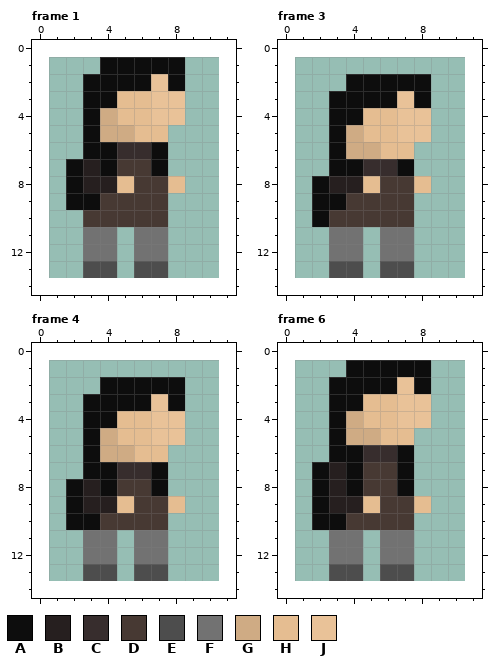
Pixel-art file -- ressources/player/idle/girl-black-idle.aseprite. Above is the file before it was changed.
10x13 pixels, 6 frames. Colours within 5 levels of each other are drawn and written as one. Shown: frame 1, frame 3, frame 4, frame 6. The old version is drawn lined up with the new one, on the new canvas. The commit also changed other frames, which this record leaves out.
Visible layers, top first: "red/idle/backpack-girl", "red/idle/girl".
Palette (. is transparent): A #0d0d0d  B #261f1f  C #372d2d  D #473933  E #4d4d4d  F #727272  G #cfab84  H #e5bd91  J #e9c298
Pixels before, frame 1, first column x 2:
 1 ..AAAAA
 2 .AAAAJA
 3 .AAHHJJ
 4 .AGHHJJ
 5 .AGGHH.
 6 .AACCA.
 7 ABADDA.
 8 ABBHDDH
 9 AADDDD.
10 .DDDDD.
11 .FF.FF.
12 .FF.FF.
13 .EE.EE.
Pixels before, frame 3, first column x 2:
 2 ..AAAAA
 3 .AAAAJA
 4 .AAHHJJ
 5 .AGHHJJ
 6 .AGGHH.
 7 .AACCA.
 8 ABBHDDH
 9 AADDDD.
10 ADDDDD.
11 .FF.FF.
12 .FF.FF.
13 .EE.EE.
Pixels before, frame 4, first column x 2:
 2 ..AAAAA
 3 .AAAAJA
 4 .AAHHJJ
 5 .AGHHJJ
 6 .AGGHH.
 7 .AACCA.
 8 ABADDA.
 9 ABBHDDH
10 AADDDD.
11 .FF.FF.
12 .FF.FF.
13 .EE.EE.
Pixels before, frame 6, first column x 2:
 1 ..AAAAA
 2 .AAAAJA
 3 .AAHHJJ
 4 .AGHHJJ
 5 .AGGHH.
 6 .AACCA.
 7 ABADDA.
 8 ABADDA.
 9 ABBHDDH
10 AADDDD.
11 .FF.FF.
12 .FF.FF.
13 .EE.EE.
And afterwards:
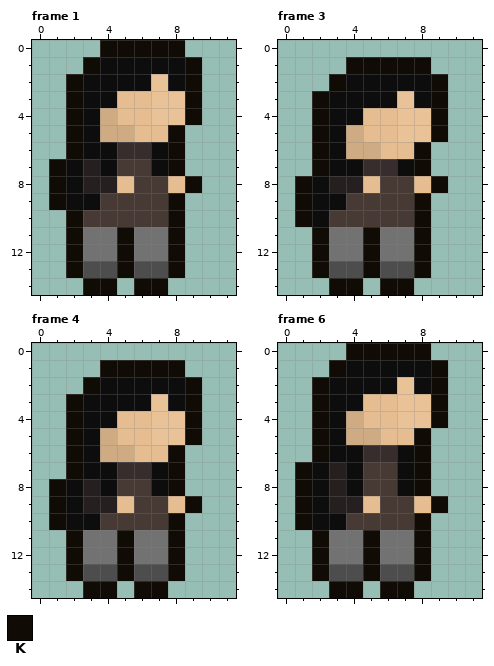
Colours new in this view: K #110b06
Log entry: outline sur l'animation idle des joueurs
The edit:
canvas 10x13 -> 12x15, the old top-left corner now at 1,1
Changed rows in their new state; - is an unchanged pixel.
Frame 1:
first column x 1:
 0 ---KKKKK-
 1 --K-----K
 2 -K------K
 3 -K------K
 4 -K------K
 5 -K-----K-
 6 -K-----K-
 7 K------K-
 8 K-------K
 9 K------K-
10 -K-----K-
11 -K--K--K-
12 -K--K--K-
13 -K--K--K-
14 --KK-KK--
Frame 3:
first column x 1:
 1 ---KKKKK-
 2 --K-----K
 3 -K------K
 4 -K------K
 5 -K------K
 6 -K-----K-
 7 -K-----K-
 8 K-------K
 9 K------K-
10 K------K-
11 -K--K--K-
12 -K--K--K-
13 -K--K--K-
14 --KK-KK--
Frame 4:
first column x 1:
 1 ---KKKKK-
 2 --K-----K
 3 -K------K
 4 -K------K
 5 -K------K
 6 -K-----K-
 7 -K-----K-
 8 K------K-
 9 K-------K
10 K------K-
11 -K--K--K-
12 -K--K--K-
13 -K--K--K-
14 --KK-KK--
Frame 6:
first column x 1:
 0 ---KKKKK-
 1 --K-----K
 2 -K------K
 3 -K------K
 4 -K------K
 5 -K-----K-
 6 -K-----K-
 7 K------K-
 8 K------K-
 9 K-------K
10 K------K-
11 -K--K--K-
12 -K--K--K-
13 -K--K--K-
14 --KK-KK--
Pixel boxes of the changes (left, top, right, bottom) in both pictures:
added: (49, 40, 202, 295)
added: (295, 57, 448, 295)
added: (49, 360, 202, 598)
added: (295, 343, 448, 598)
